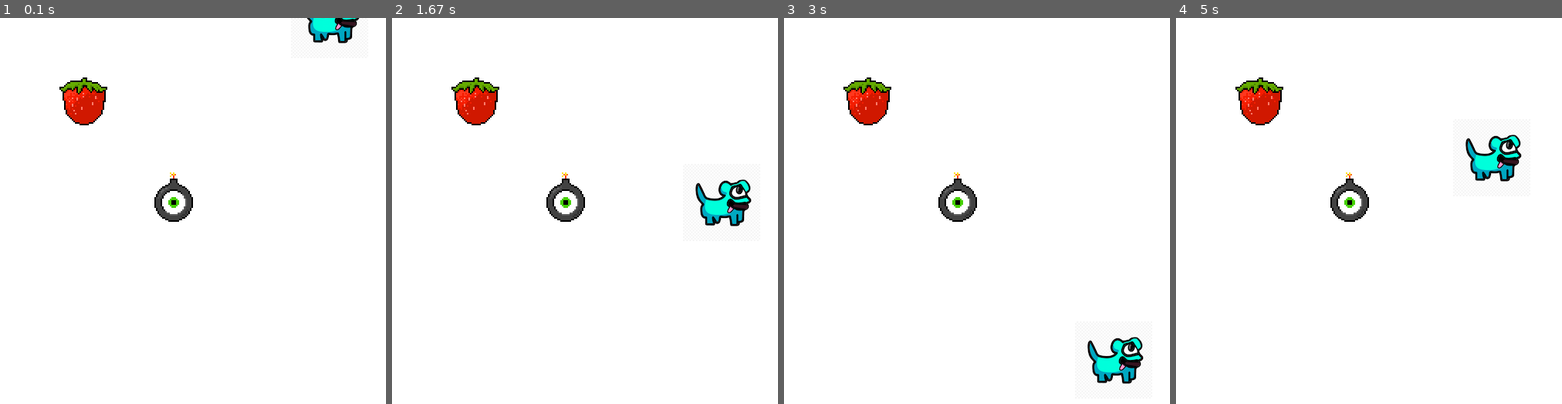
Above: before the commit, frames 1-4 (left to right).
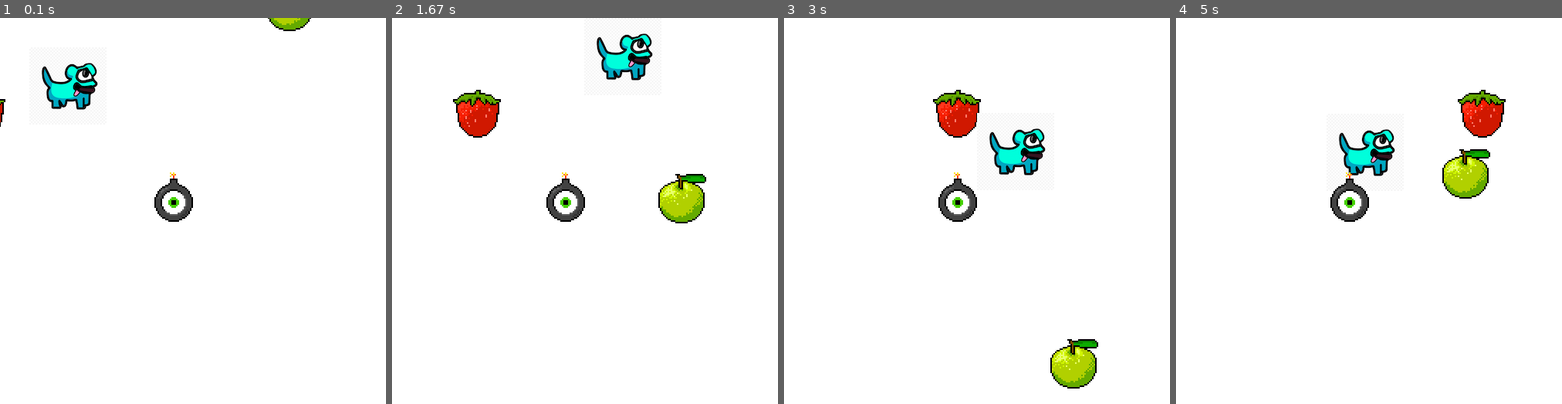
Above: after the commit, the same moments.

Repository: alx-rg/pygame-acs1111
Game: pygame game, started from code/pygame-acs1111/game.py
Same seed, same stepped clock (60 frames per second), same inputs: the game is played once before the commit and once after it.
Inputs:
- Up to frame 1 (0.1 s): no input
- Up to frame 2 (1.67 s): hold Space 0.33-0.8 s; hold Right 0.33-0.8 s; hold Right 0.83-1.3 s; hold Up 1.33-1.63 s
- Up to frame 3 (3 s): hold Right 1.67-2.13 s; hold Left 2.17-2.7 s; hold Down from 2.73 s (still down)
- Up to frame 4 (5 s): release Down at 3.03 s; hold Left 3.07-3.47 s; hold Up 3.5-3.87 s; hold Right 3.9-4.53 s; hold Down 4.57-4.93 s; hold Left from 4.97 s (still down)

The runs differ from the first frame. In frame 1, 2.8% of the frame differs, in the area x 0-94%, y 0-29%; in frame 2, 4.7%; in frame 3, 5.7%, in the area x 15-94%, y 15-96%; in frame 4, 5.5%.

Commit message:
Player able to move

Diff:
--- a/code/pygame-acs1111/ball.py
+++ b/code/pygame-acs1111/ball.py
@@ -4,16 +4,19 @@
 class Ball(GameObject):
   def __init__(self):
     super(Ball, self).__init__(0, 0, 'strawberry.png')
-    self.dx = 0
-    self.dy = (randint(0, 200) / 100) + 1
+    self.dy = 0
+    self.dx = (randint(0, 200) / 100) + 1
     self.reset()
 
   def move(self):
     self.y += self.dy
     self.x += self.dx
-    if self.y > 500:
+    if self.x > 500:
       self.reset()
 
   def reset(self):
-    self.x = randint(50, 400)
-    self.y = -64
+    side_spawn = [93, 218, 343]
+    spawn = randint(0,2)
+    self.y = (side_spawn[spawn])
+    #self.y = randint(50, 400)
+    self.x = -64
--- a/code/pygame-acs1111/game.py
+++ b/code/pygame-acs1111/game.py
@@ -4,8 +4,14 @@
 from gameobject import GameObject
 from moose import Moose
 from ball import Ball
+from player import Player
+from sock import Sock
 
-
+"""
+TO DO:
+4th Step
+https://github.com/Tech-at-DU/Pygame-Tutorial/tree/main/04-handling-events
+"""
 pygame.init()
 
 # Get the clock
@@ -14,7 +20,8 @@
 screen = pygame.display.set_mode([500, 500])
 moose = Moose()
 ball = Ball()
-sock = GameObject(77, 77, 'strawberry.png')
+sock = Sock()
+player = Player()
 truck = GameObject(200, 200, 'bomb.png')
 #surf = pygame.Surface((50, 50))
 #surf.fill((255,111, 33))
@@ -28,16 +35,41 @@
   for event in pygame.event.get():
     if event.type == pygame.QUIT:
       running = False
+    elif event.type == pygame.KEYDOWN:
+      if event.key == pygame.K_ESCAPE:
+        running = False
+      elif event.key == pygame.K_LEFT:
+        player.left()
+        print('LEFT')
+      elif event.key == pygame.K_RIGHT:
+        player.right()
+        print('RIGHT')
+      elif event.key == pygame.K_UP:
+        player.up()
+        print('UP')
+      elif event.key == pygame.K_DOWN:
+        player.down()
+        print('DOWN')
+      elif event.key == pygame.K_SPACE:
+
+        print('SPACE')
+
+
 
   # Clear the screen
   screen.fill((255, 255, 255))
 
-  moose.move()
+  sock.move()
+  sock.render(screen)
+
+  ball.move()
+  ball.render(screen)
+
+  player.move()
+  player.render(screen)
 
   # Draw the surface
-  moose.render(screen)
-  ball.render(screen)
-  sock.render(screen)
+
   truck.render(screen)
   # Update the display
   pygame.display.flip()
--- /dev/null
+++ b/code/pygame-acs1111/player.py
@@ -0,0 +1,36 @@
+from gameobject import GameObject
+
+
+class Player(GameObject):
+  def __init__ (self):
+    super(Player, self).__init__(0, 0, 'dogblue3.png')
+    self.dx = 0
+    self.dy = 0
+    self.reset()
+
+  def left(self):
+    if self.dx >= 93:
+      self.dx -= 125
+
+  def right(self):
+    if self.dx <=343:
+      self.dx += 125
+
+  def up(self):
+    if self.dy >=93:
+      self.dy -= 125
+
+  def down(self):
+    if self.dy <= 343:
+      self.dy += 125
+
+  def space(self):
+    pass
+
+  def move(self):
+    self.x -= (self.x - self.dx) * 0.25
+    self.y -= (self.y - self.dy) * 0.25
+
+  def reset(self):
+    self.x = 250 - 32
+    self.y = 250 - 32
--- /dev/null
+++ b/code/pygame-acs1111/sock.py
@@ -0,0 +1,23 @@
+from gameobject import GameObject
+from random import randint
+
+class Sock(GameObject):
+  def __init__(self):
+    super(Sock, self).__init__(0, 0, 'apple.png')
+    self.dx = 0
+    self.dy = (randint(0, 200) / 100) + 1
+    self.reset()
+
+  def move(self):
+    self.y += self.dy
+    self.x += self.dx
+    if self.y > 500:
+      self.reset()
+
+
+  def reset(self):
+    topSpawn = [93, 218, 343]
+    spawn = randint(0,2)
+    self.x = (topSpawn[spawn])
+    # self.x = randint(50, 400)
+    self.y = -64
